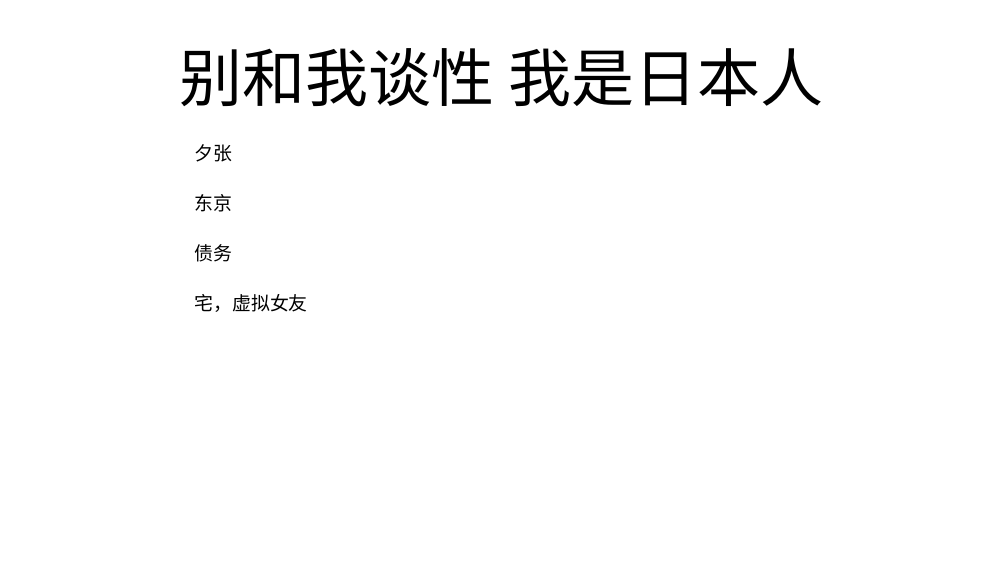
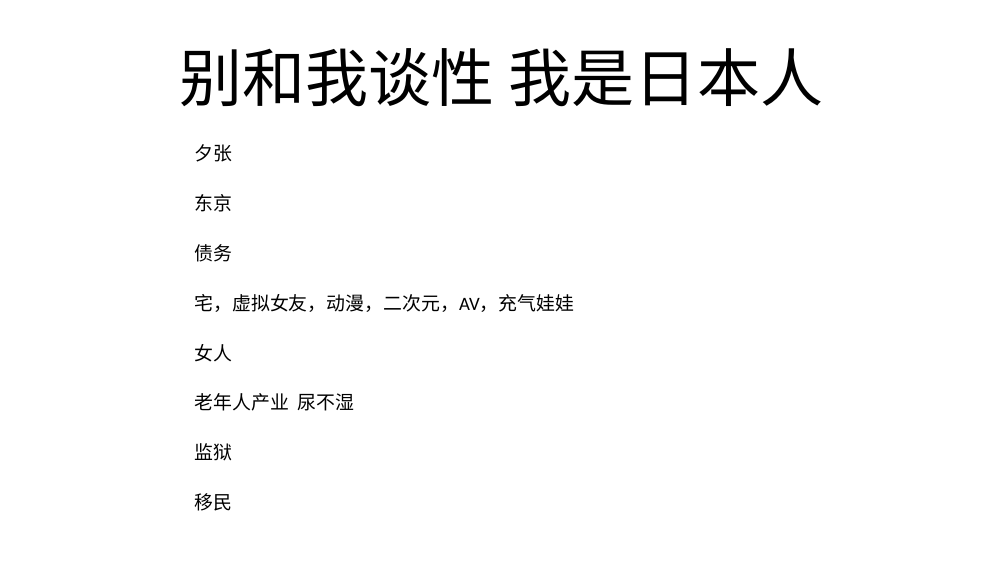
Before and after one commit to FredJiangFei/freetalk, a slide deck: slide 11 of 生娃是国家大事/sw - Copy.pptx. Drawn at 1008x567 pixels with LibreOffice and Linux fonts; fonts in the diff are those of the drawing. Boxes give left, top, right and bottom in pixels: in the first picture for what was removed or moved away, otherwise in the second. Text is boxed around its words. In the diff, an @@ line names an element or a change of style, - is before the commit and + after.

```diff
--- a/生娃是国家大事/sw - Copy.pptx
+++ b/生娃是国家大事/sw - Copy.pptx
@@ text at bbox=[194, 294, 574, 312]: text changed @@
-宅，虚拟女友
+宅，虚拟女友，动漫，二次元，AV，充气娃娃
@@ text added at bbox=[194, 344, 232, 362], 18 pt, text #000000 @@
+女人
@@ text added at bbox=[194, 393, 354, 411], 18 pt, text #000000 @@
+老年人产业 尿不湿
@@ text added at bbox=[194, 443, 232, 461], 18 pt, text #000000 @@
+监狱
@@ text added at bbox=[194, 493, 232, 511], 18 pt, text #000000 @@
+移民
```
Also in this commit, not shown: 2 other slides changed, 1 other file.
